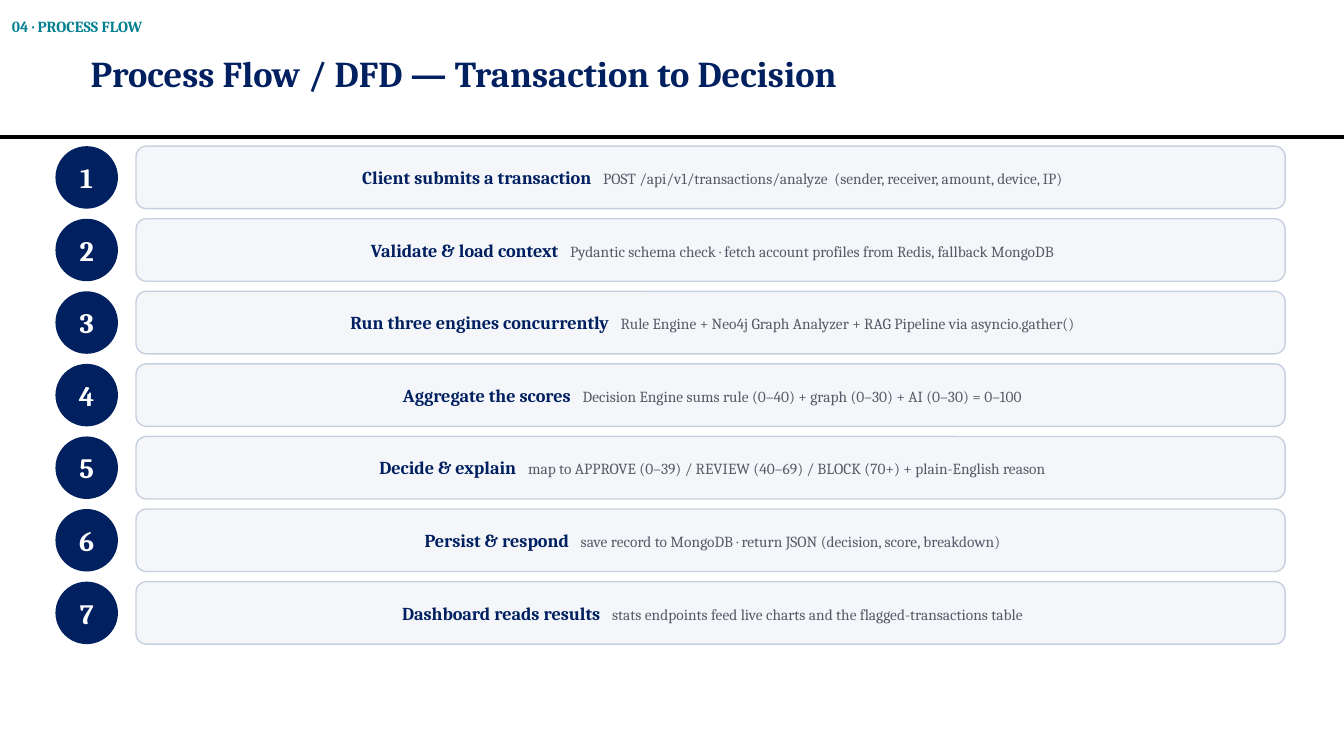
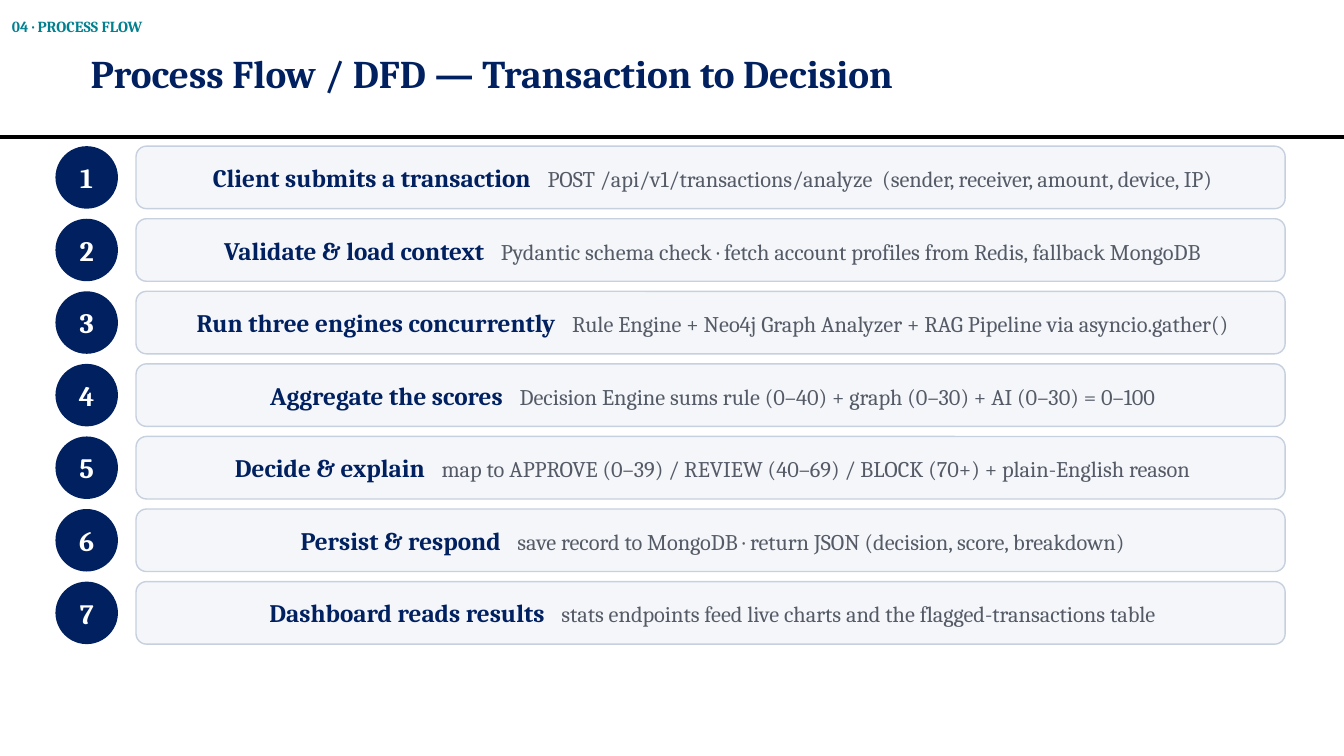
Before and after one commit to OMJOSHI15/indus11, a slide deck: slide 8 of docs/Indus11-Review2.pptx. Drawn at 1344x756 pixels with LibreOffice and Linux fonts; fonts in the diff are those of the drawing. Boxes give left, top, right and bottom in pixels: in the first picture for what was removed or moved away, otherwise in the second. Text is boxed around its words. In the diff, an @@ line names an element or a change of style, - is before the commit and + after.

```diff
--- a/docs/Indus11-Review2.pptx
+++ b/docs/Indus11-Review2.pptx
@@ title "Process Flow / DFD — ..." at [91,60,893,89]: size 26 to 28 pt @@
@@ rounded rectangle "Client submits a transaction POST ..." at [136,146,1286,209]: size 13 to 18 pt in "Client submits a transaction"; size 11 to 16 pt in "POST /api/v1/transactions/analyze (sender, receiver, amount, ..." @@
@@ rounded rectangle "Validate & load context Pydantic ..." at [136,219,1286,281]: size 13 to 18 pt in "Validate & load context"; size 11 to 16 pt in "Pydantic schema check · fetch account profiles ..." @@
@@ rounded rectangle "Run three engines concurrently Rule ..." at [136,291,1286,354]: size 13 to 18 pt in "Run three engines concurrently"; size 11 to 16 pt in "Rule Engine + Neo4j Graph Analyzer + ..." @@
@@ rounded rectangle "Aggregate the scores Decision Engine ..." at [136,364,1286,426]: size 13 to 18 pt in "Aggregate the scores"; size 11 to 16 pt in "Decision Engine sums rule (0–40) + graph ..." @@
@@ rounded rectangle "Decide & explain map to ..." at [136,437,1286,499]: size 13 to 18 pt in "Decide & explain"; size 11 to 16 pt in "map to APPROVE (0–39) / REVIEW (40–69) ..." @@
@@ rounded rectangle "Persist & respond save record ..." at [136,509,1286,572]: size 13 to 18 pt in "Persist & respond"; size 11 to 16 pt in "save record to MongoDB · return JSON ..." @@
@@ rounded rectangle "Dashboard reads results stats endpoints ..." at [136,582,1286,644]: size 13 to 18 pt in "Dashboard reads results"; size 11 to 16 pt in "stats endpoints feed live charts and the ..." @@
```
Also in this commit, not shown: 20 other slides changed, 1 other file.
